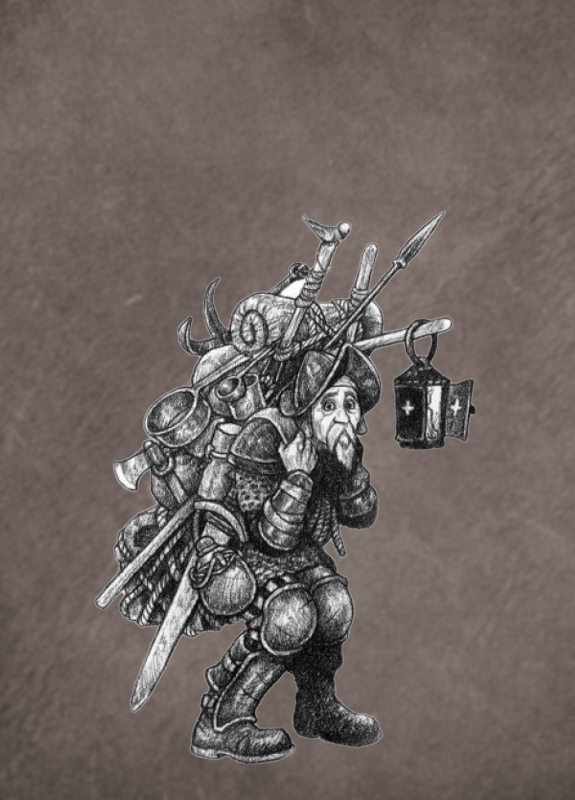
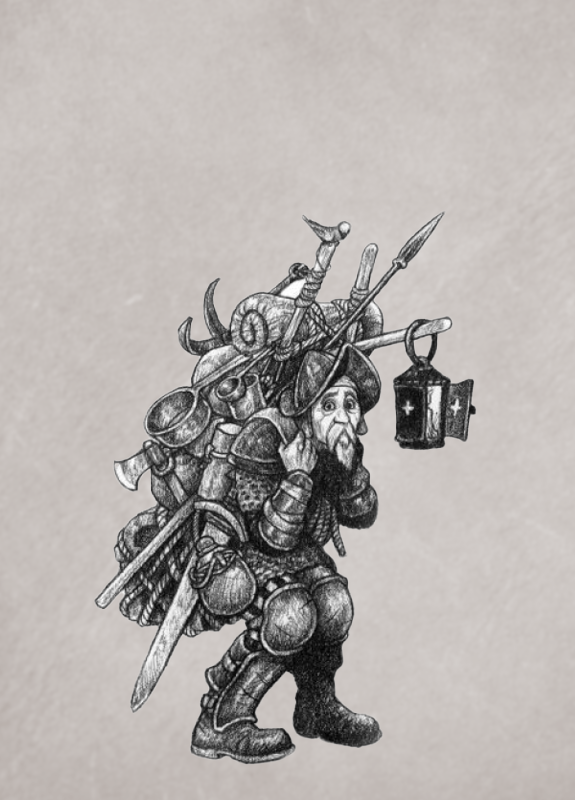
Before/after of a (575, 800) layered artwork. What changed in the layer stack:
painted on "erro.jpg" over [0, 0, 575, 800]
